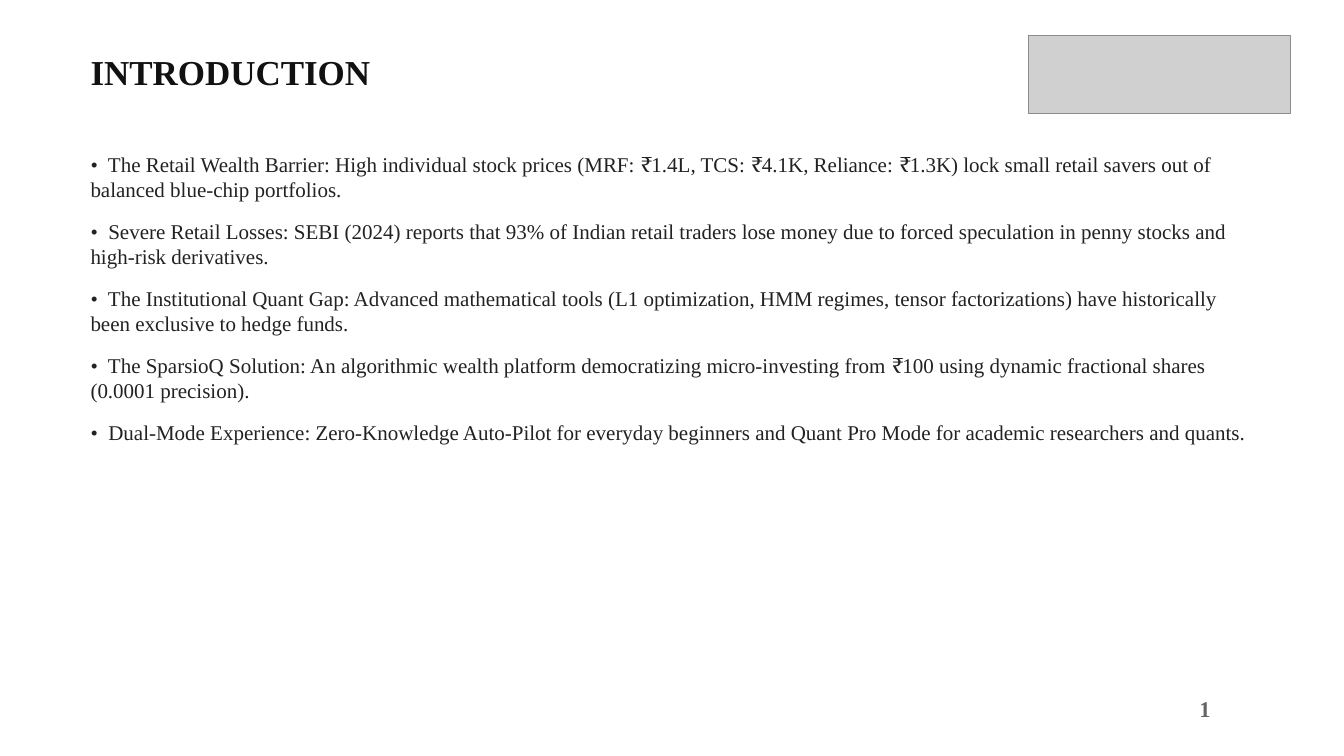
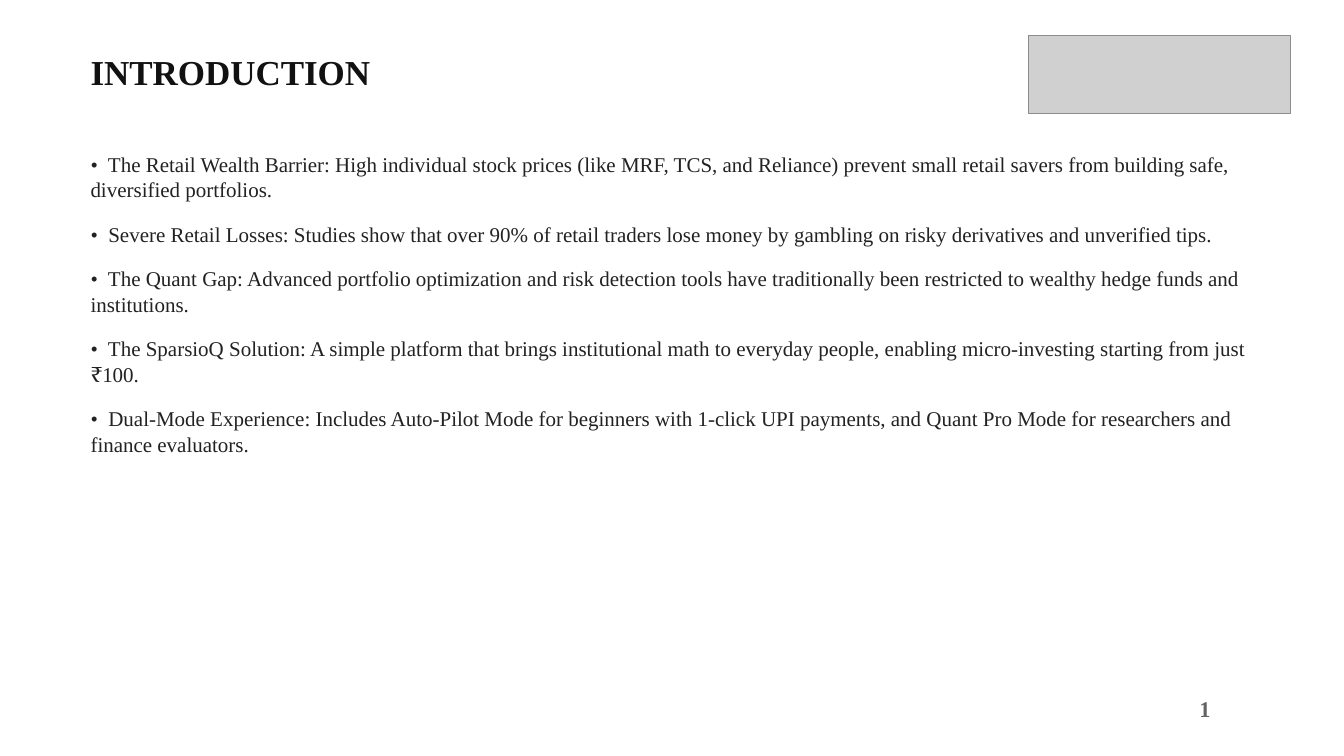
Before and after one commit to mhalsa-aine/SparsioQ-Platform, a slide deck: slide 2 of SparsioQ_Final_Project_Review_Presentation.pptx. Drawn at 1344x756 pixels with LibreOffice and Linux fonts; fonts in the diff are those of the drawing; grey boxes stand for pictures. Boxes give left, top, right and bottom in pixels: in the first picture for what was removed or moved away, otherwise in the second. Text is boxed around its words. In the diff, an @@ line names an element or a change of style, - is before the commit and + after.

```diff
--- a/SparsioQ_Final_Project_Review_Presentation.pptx
+++ b/SparsioQ_Final_Project_Review_Presentation.pptx
@@ text at (x1=91, y1=157, x2=1244, y2=453): text changed @@
-• The Retail Wealth Barrier: High individual stock prices (MRF: ₹1.4L, TCS: ₹4.1K, Reliance: ₹1.3K) lock small retail savers out of balanced blue-chip portfolios.
-• Severe Retail Losses: SEBI (2024) reports that 93% of Indian retail traders lose money due to forced speculation in penny stocks and high-risk derivatives.
-• The Institutional Quant Gap: Advanced mathematical tools (L1 optimization, HMM regimes, tensor factorizations) have historically been exclusive to hedge funds.
-• The SparsioQ Solution: An algorithmic wealth platform democratizing micro-investing from ₹100 using dynamic fractional shares (0.0001 precision).
-• Dual-Mode Experience: Zero-Knowledge Auto-Pilot for everyday beginners and Quant Pro Mode for academic researchers and quants.
+• The Retail Wealth Barrier: High individual stock prices (like MRF, TCS, and Reliance) prevent small retail savers from building safe, diversified portfolios.
+• Severe Retail Losses: Studies show that over 90% of retail traders lose money by gambling on risky derivatives and unverified tips.
+• The Quant Gap: Advanced portfolio optimization and risk detection tools have traditionally been restricted to wealthy hedge funds and institutions.
+• The SparsioQ Solution: A simple platform that brings institutional math to everyday people, enabling micro-investing starting from just ₹100.
+• Dual-Mode Experience: Includes Auto-Pilot Mode for beginners with 1-click UPI payments, and Quant Pro Mode for researchers and finance evaluators.
```
Also in this commit, not shown: 8 other slides changed, 2 slides added, 3 slides removed.
